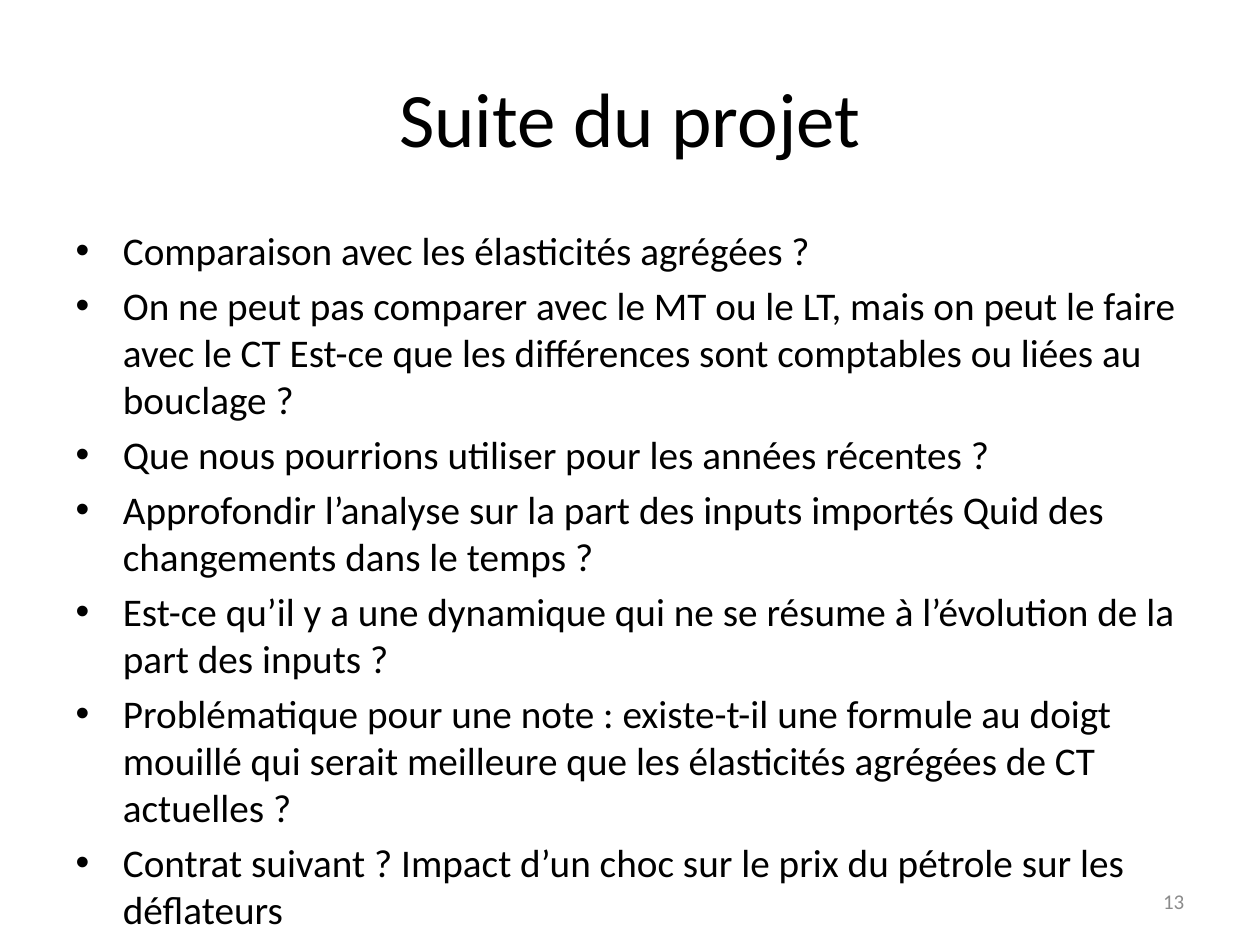
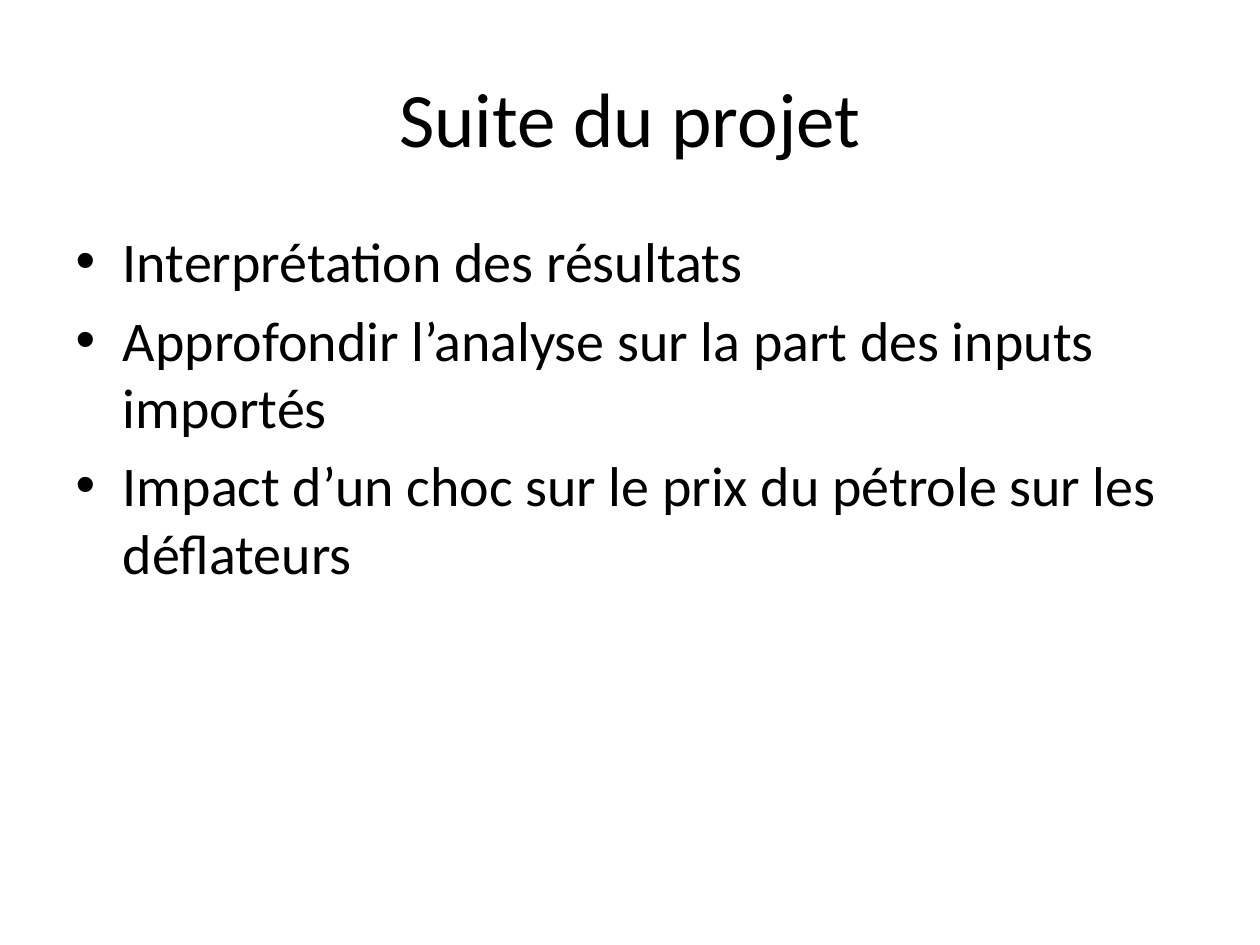
Before and after one commit to gdaudin/OFCE_CommerceVA, a slide deck: slide 12 of c17255-Point d’étape projet WIOD TIVA.pptx (slide 13 before the commit). Drawn at 1260x945 pixels with LibreOffice and Linux fonts; fonts in the diff are those of the drawing. Boxes give left, top, right and bottom in pixels: in the first picture for what was removed or moved away, otherwise in the second. Text is boxed around its words. In the diff, an @@ line names an element or a change of style, - is before the commit and + after.

```diff
--- a/c17255-Point d’étape projet WIOD TIVA.pptx
+++ b/c17255-Point d’étape projet WIOD TIVA.pptx
@@ text at [123, 243, 1156, 575]: text changed; size 22.4 to 32 pt @@
-• Comparaison avec les élasticités agrégées ?
-• On ne peut pas comparer avec le MT ou le LT, mais on peut le faire avec le CT Est-ce que les différences sont comptables ou liées au bouclage ?
-• Que nous pourrions utiliser pour les années récentes ?
-• Approfondir l’analyse sur la part des inputs importés Quid des changements dans le temps ?
-• Est-ce qu’il y a une dynamique qui ne se résume à l’évolution de la part des inputs ?
-• Problématique pour une note : existe-t-il une formule au doigt mouillé qui serait meilleure que les élasticités agrégées de CT actuelles ?
-• Contrat suivant ? Impact d’un choc sur le prix du pétrole sur les déflateurs
+• Interprétation des résultats
+• Approfondir l’analyse sur la part des inputs importés
+• Impact d’un choc sur le prix du pétrole sur les déflateurs
@@ page number removed at [1163, 895, 1184, 909] @@
-13
```
Also in this commit, not shown: 11 other slides changed, 1 slide removed, 1 other file.
